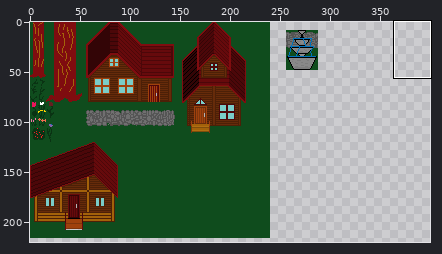
Two states of a sprite sheet, Bean/sprites/sprBeanVillage/layers/71e0af22-da54-43fb-8fbf-569703e78aa5/5dde6679-c427-4120-9982-7d74def744f1.png. Above, an overview of the earlier version with the close-up marked.
Close-up. First the earlier version:
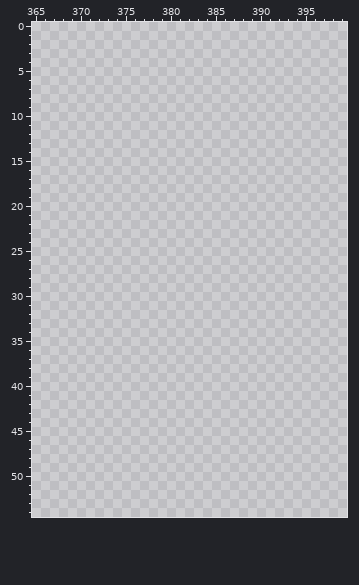
The file is 400x400 pixels. Shown: x 365..399, y 0..54. The wide view leaves out empty margins.
New version:
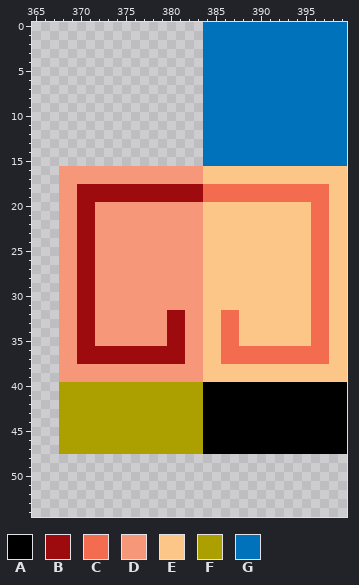
Palette (. is transparent): A #000000  B #9e0b0f  C #f36c4f  D #f79779  E #fdc689  F #aba000  G #0072bc
Changes in this commit:
Changed rows in their new state; - is an unchanged pixel.
first column x 368:
 0 ----------------GGGGGGGGGGGGGGGG
 1 ----------------GGGGGGGGGGGGGGGG
 2 ----------------GGGGGGGGGGGGGGGG
 3 ----------------GGGGGGGGGGGGGGGG
 4 ----------------GGGGGGGGGGGGGGGG
 5 ----------------GGGGGGGGGGGGGGGG
 6 ----------------GGGGGGGGGGGGGGGG
 7 ----------------GGGGGGGGGGGGGGGG
 8 ----------------GGGGGGGGGGGGGGGG
 9 ----------------GGGGGGGGGGGGGGGG
10 ----------------GGGGGGGGGGGGGGGG
11 ----------------GGGGGGGGGGGGGGGG
12 ----------------GGGGGGGGGGGGGGGG
13 ----------------GGGGGGGGGGGGGGGG
14 ----------------GGGGGGGGGGGGGGGG
15 ----------------GGGGGGGGGGGGGGGG
16 DDDDDDDDDDDDDDDDEEEEEEEEEEEEEEEE
17 DDDDDDDDDDDDDDDDEEEEEEEEEEEEEEEE
18 DDBBBBBBBBBBBBBBCCCCCCCCCCCCCCEE
19 DDBBBBBBBBBBBBBBCCCCCCCCCCCCCCEE
20 DDBBDDDDDDDDDDDDEEEEEEEEEEEECCEE
21 DDBBDDDDDDDDDDDDEEEEEEEEEEEECCEE
22 DDBBDDDDDDDDDDDDEEEEEEEEEEEECCEE
23 DDBBDDDDDDDDDDDDEEEEEEEEEEEECCEE
24 DDBBDDDDDDDDDDDDEEEEEEEEEEEECCEE
25 DDBBDDDDDDDDDDDDEEEEEEEEEEEECCEE
26 DDBBDDDDDDDDDDDDEEEEEEEEEEEECCEE
27 DDBBDDDDDDDDDDDDEEEEEEEEEEEECCEE
28 DDBBDDDDDDDDDDDDEEEEEEEEEEEECCEE
29 DDBBDDDDDDDDDDDDEEEEEEEEEEEECCEE
30 DDBBDDDDDDDDDDDDEEEEEEEEEEEECCEE
31 DDBBDDDDDDDDDDDDEEEEEEEEEEEECCEE
32 DDBBDDDDDDDDBBDDEECCEEEEEEEECCEE
33 DDBBDDDDDDDDBBDDEECCEEEEEEEECCEE
34 DDBBDDDDDDDDBBDDEECCEEEEEEEECCEE
35 DDBBDDDDDDDDBBDDEECCEEEEEEEECCEE
36 DDBBBBBBBBBBBBDDEECCCCCCCCCCCCEE
37 DDBBBBBBBBBBBBDDEECCCCCCCCCCCCEE
38 DDDDDDDDDDDDDDDDEEEEEEEEEEEEEEEE
39 DDDDDDDDDDDDDDDDEEEEEEEEEEEEEEEE
40 FFFFFFFFFFFFFFFFAAAAAAAAAAAAAAAA
41 FFFFFFFFFFFFFFFFAAAAAAAAAAAAAAAA
42 FFFFFFFFFFFFFFFFAAAAAAAAAAAAAAAA
43 FFFFFFFFFFFFFFFFAAAAAAAAAAAAAAAA
44 FFFFFFFFFFFFFFFFAAAAAAAAAAAAAAAA
45 FFFFFFFFFFFFFFFFAAAAAAAAAAAAAAAA
46 FFFFFFFFFFFFFFFFAAAAAAAAAAAAAAAA
47 FFFFFFFFFFFFFFFFAAAAAAAAAAAAAAAA
Pixel boxes of the changes (left, top, right, bottom) in both close-ups:
added: (59, 22, 347, 454)
